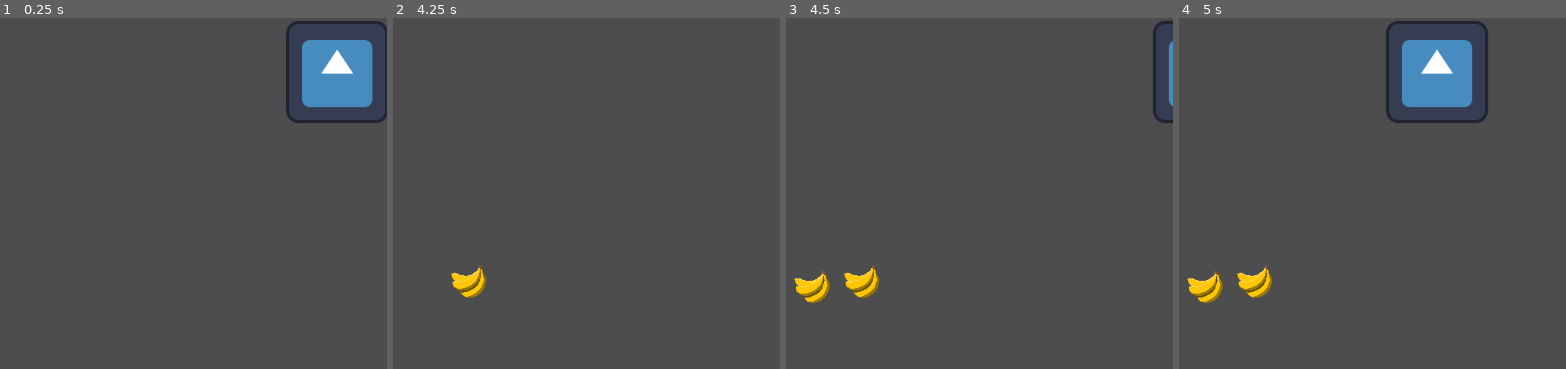
Above: before the commit, frames 1-4 (left to right).
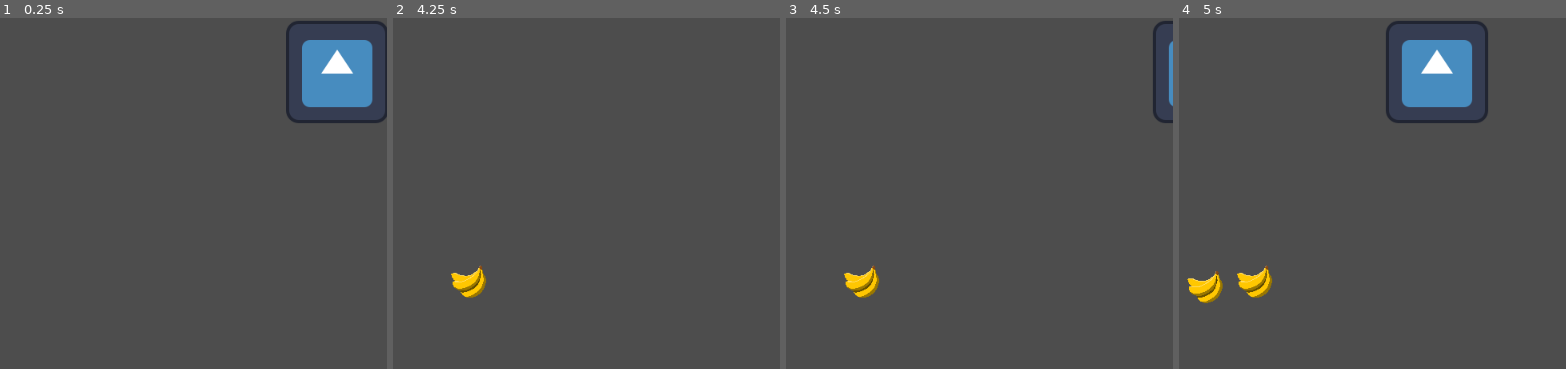
Above: after the commit, the same moments.

Repository: YoussefZayed/competitivecooking-godot
Game: Godot game, scene res://main.tscn
Same seed, same stepped clock (60 frames per second), same inputs: the game is played once before the commit and once after it. The engine's default icon, where the game draws it, is replaced by a stand-in: a white triangle on a blue panel in a dark square.
Inputs:
- Up to frame 1 (0.25 s): no input
- Up to frame 2 (4.25 s): tap Enter at 0.5 s; hold D (right) 0.53-1.28 s; hold S (down) 1.28-2.03 s; hold D (right) 2.03-2.78 s; hold W (up) 2.78-3.53 s; hold A (left) from 3.53 s (still down)
- Up to frame 3 (4.5 s): keep holding A (left)
- Up to frame 4 (5 s): keep holding A (left)
The pictures show only the part of the screen within x 7-57%, y 50-100%; the shares and areas given below are measured in that part.

Frames 1-2 are identical in both runs. In frame 3, 0.5% of the frame differs, in the area x 2-12%, y 72-82%; in frame 4, nothing differs.

Commit message:
update speed change

Diff:
--- a/main.gd
+++ b/main.gd
@@ -25,7 +25,7 @@
 	$Label.text = "Points: %d" % points
 	$ProgressBar.value = points / 10 % 100
 	$AddCustomer.wait_time = clampf(2.5 - points / 500, 0.5,10.0)
-	$AddIngredient.wait_time = clampf(2.3 - points / 500, 0.5,10.0)
+	$AddIngredient.wait_time = clampf(2.4 - points / 750, 0.5,10.0)
 	$Player.speed = 400 +  points / 5
 
 
